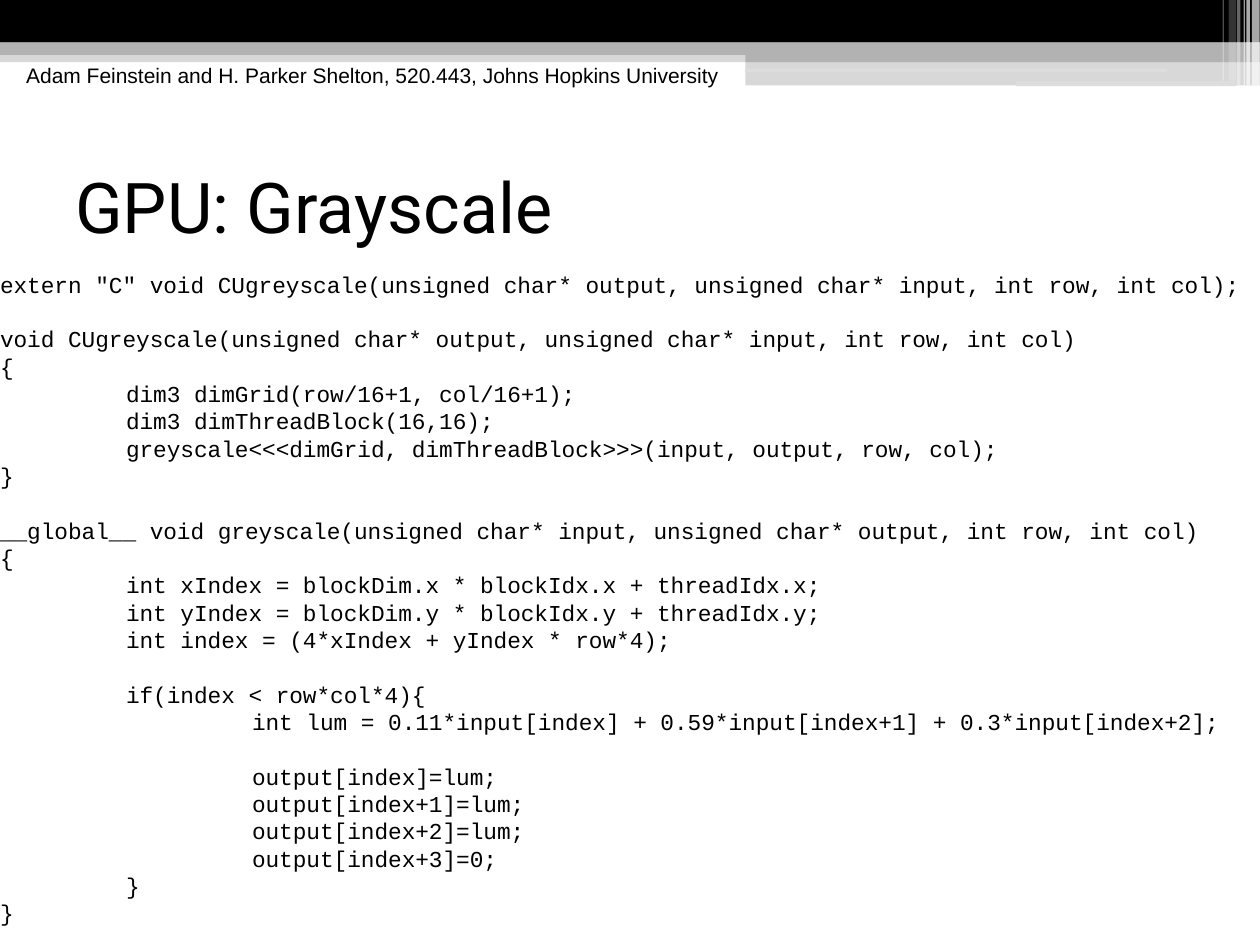
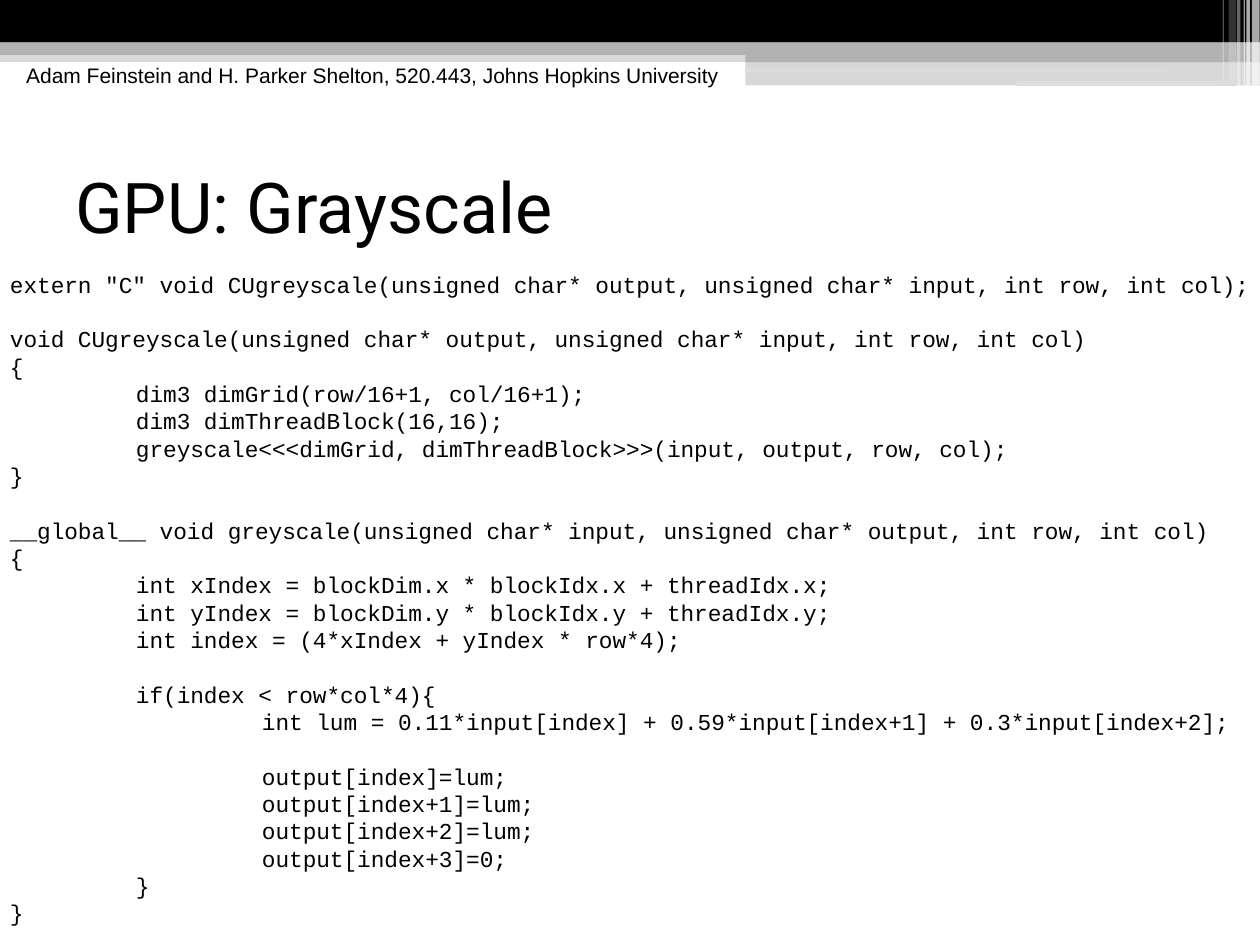
Before and after one commit to hpshelton/multimedia, a slide deck: slide 9 of docs/Multimedia Presentation.odp. Drawn at 1260x945 pixels with LibreOffice and Linux fonts; fonts in the diff are those of the drawing. Boxes give left, top, right and bottom in pixels: in the first picture for what was removed or moved away, otherwise in the second. Text is boxed around its words. In the diff, an @@ line names an element or a change of style, - is before the commit and + after.

```diff
--- a/docs/Multimedia Presentation.odp
+++ b/docs/Multimedia Presentation.odp
@@ subtitle "extern "C" void CUgreyscale(unsigned char* ...": place and size @@
-subtitle "extern "C" void CUgreyscale(unsigned char* ..." at (0,276,1239,872)
+subtitle "extern "C" void CUgreyscale(unsigned char* ..." at (10,276,1249,872)
```
Also in this commit, not shown: 1 other slide changed, 2 slides added, 5 other files.
